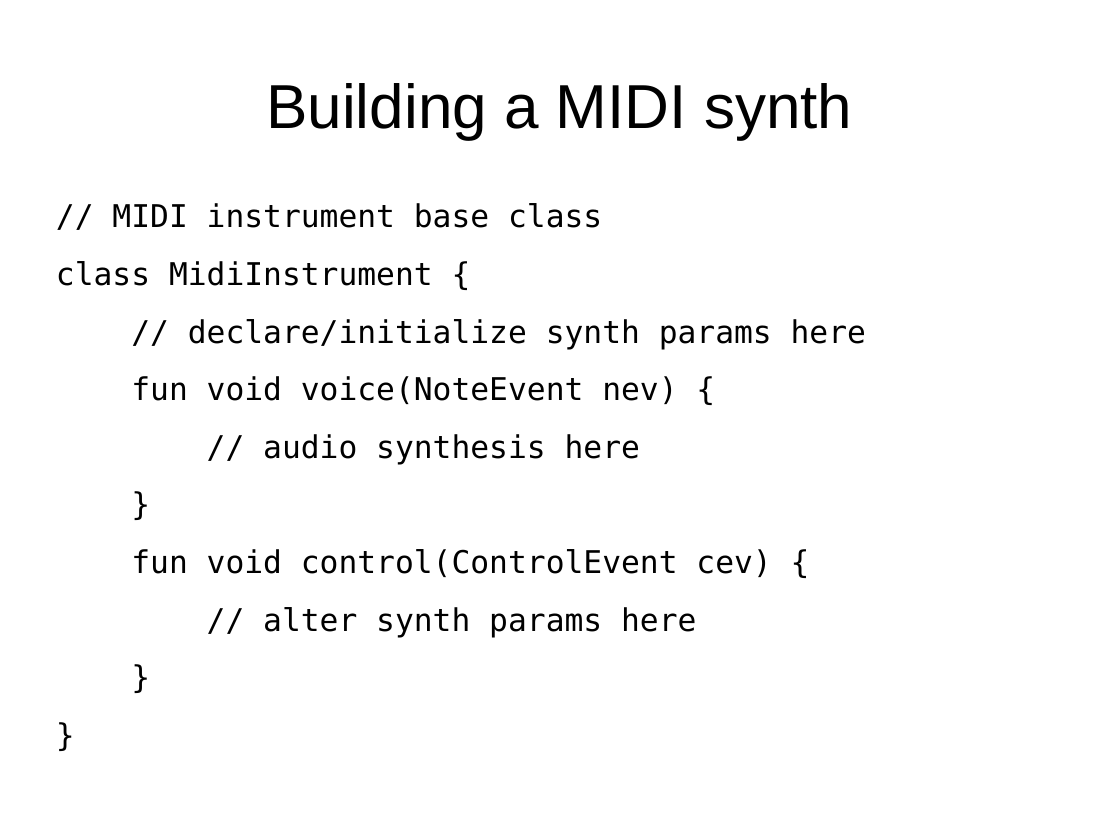
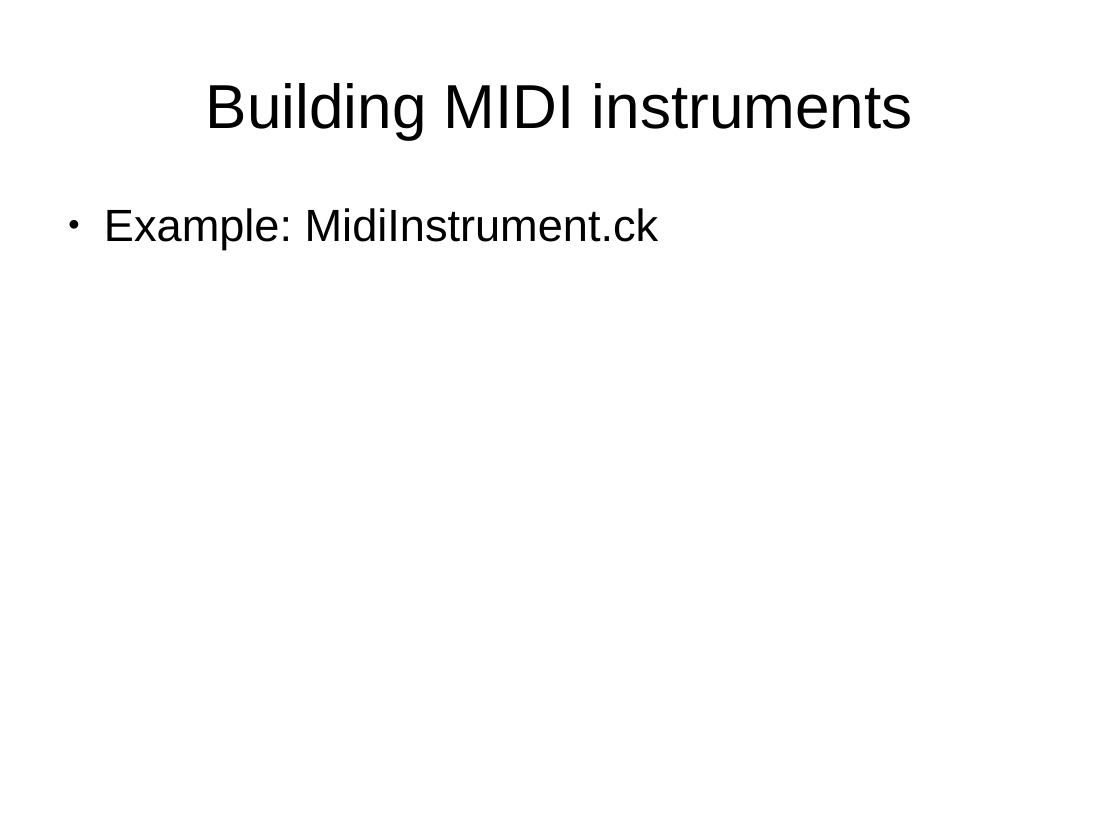
Before and after one commit to briansorahan/txlf-2013-chuck-talk, a slide deck: slide 49 of ChuckTalk.odp. Drawn at 1120x840 pixels with LibreOffice and Linux fonts; fonts in the diff are those of the drawing. Boxes give left, top, right and bottom in pixels: in the first picture for what was removed or moved away, otherwise in the second. Text is boxed around its words. In the diff, an @@ line names an element or a change of style, - is before the commit and + after.

```diff
--- a/ChuckTalk.odp
+++ b/ChuckTalk.odp
@@ title at box(206, 83, 913, 139): text changed @@
-Building a MIDI synth
+Building MIDI instruments
@@ text at box(104, 208, 659, 250): text changed; size 22.2 to 32 pt; font DejaVu Sans Mono to Arial @@
-// MIDI instrument base class
-class MidiInstrument {
-// declare/initialize synth params here
-fun void voice(NoteEvent nev) {
-// audio synthesis here
-}
-fun void control(ControlEvent cev) {
-// alter synth params here
-}
-}
+● Example: MidiInstrument.ck
```
Also in this commit, not shown: 5 other slides changed, 1 other file.
